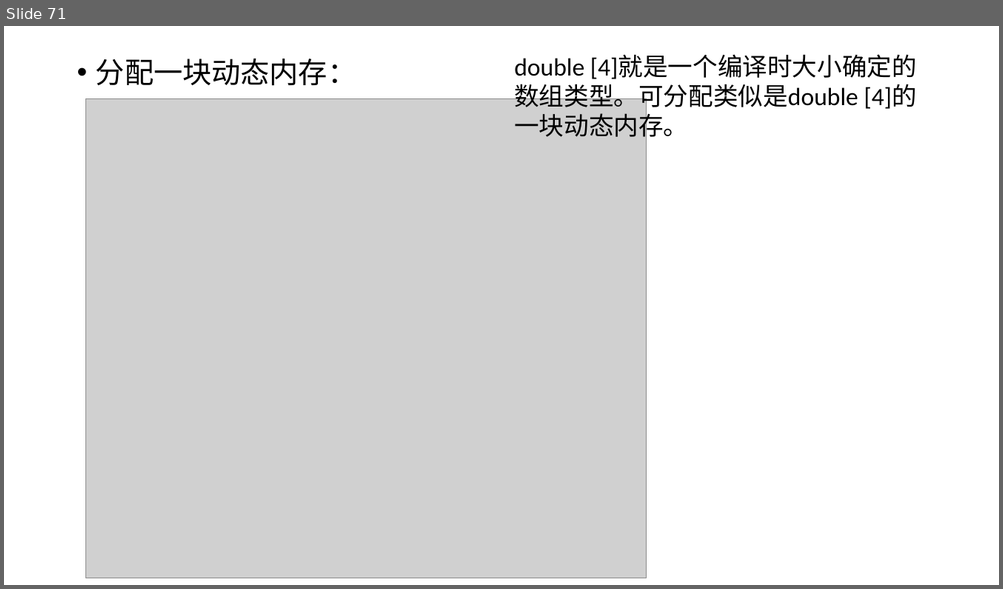
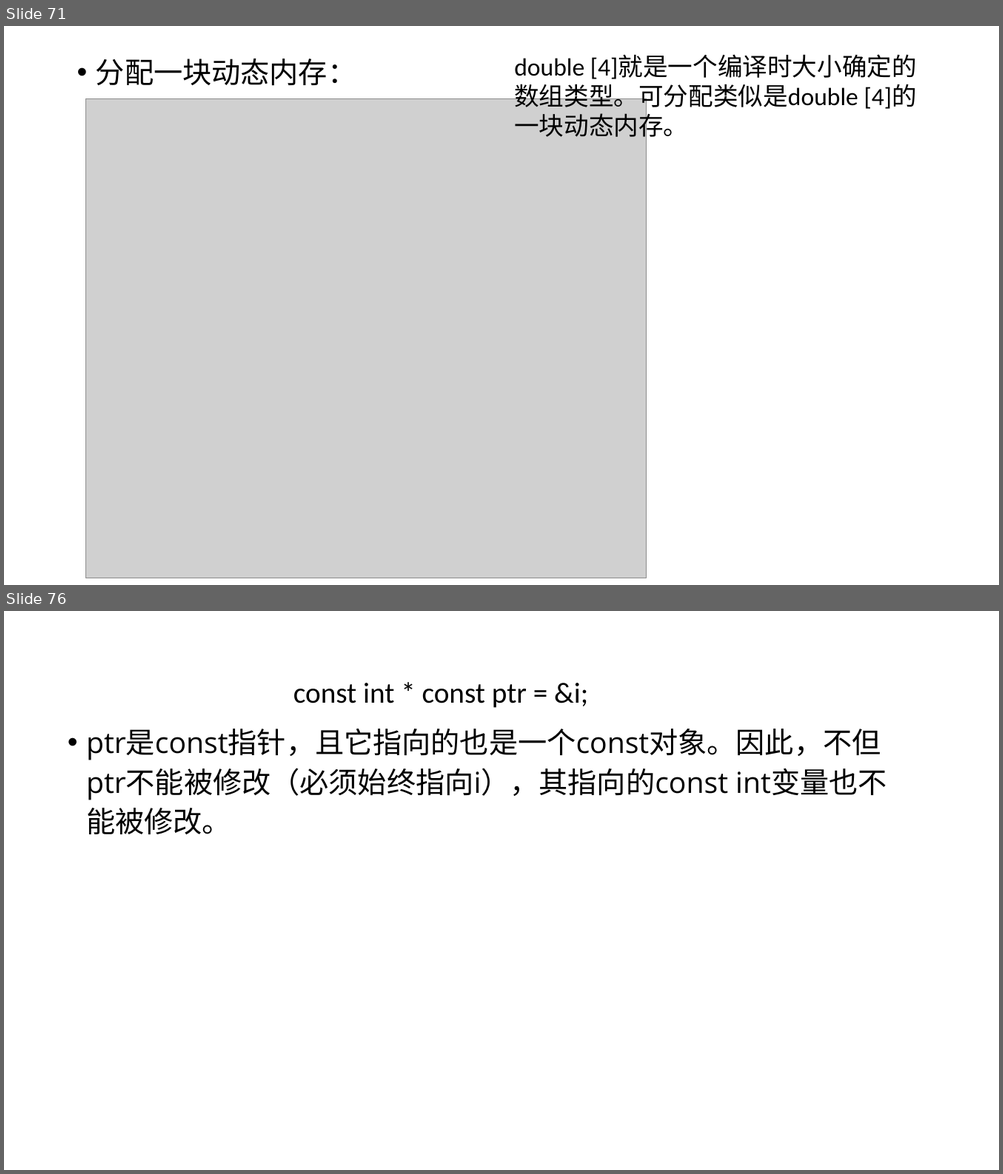
Before and after one commit to hwdong-net/cplusplus17, a slide deck: ppt/第5章 复合类型.pptx. Shown one above the other, each under a label of ours: slide 71 before the commit, slides 71 and 76 after it; the slides between them are not shown. The pictures are 1003x589 and 1003x1174 pixels, drawn with LibreOffice and Linux fonts; fonts in the diff are those of the drawing; grey boxes stand for pictures. Boxes give left, top, right and bottom in pixels: in the first picture for what was removed or moved away, otherwise in the second. Text is boxed around its words. In the diff, an @@ line names an element or a change of style, - is before the commit and + after.

```diff
--- a/ppt/第5章 复合类型.pptx
+++ b/ppt/第5章 复合类型.pptx
@@ slide 76 added at [4, 611, 999, 1170], background #FFFFFF @@
@@ text added at [86, 683, 880, 834], 28 pt, text #000000 @@
+const int * const ptr = &i;
+• ptr是const指针，且它指向的也是一个const对象。因此，不但ptr不能被修改（必须始终指向i），其指向的const int变量也不能被修改。
```
Also in this commit, not shown: 29 other slides added.
